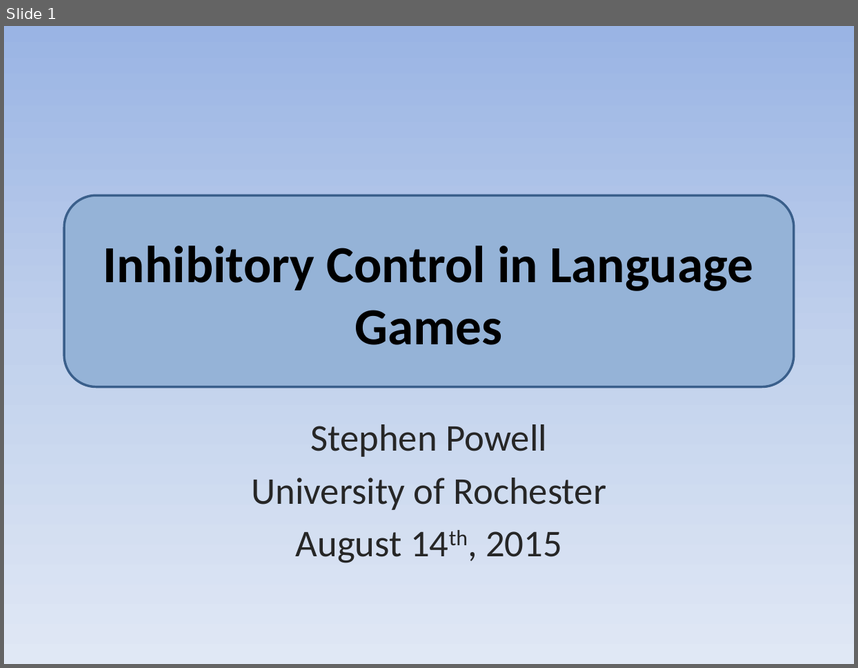
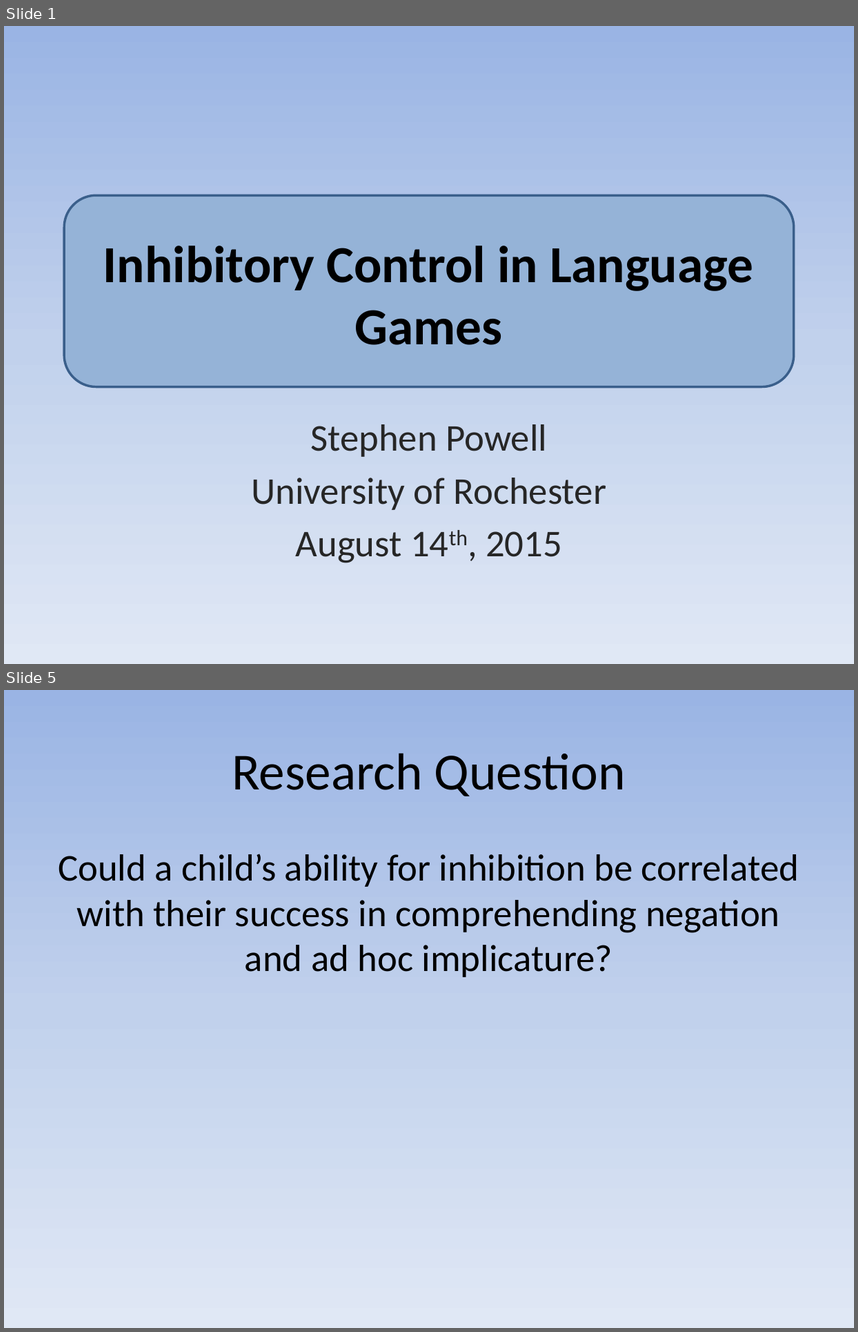
Before and after one commit to ejyoon/neginhib, a slide deck: Stephen_Final_Presentation/CSLI Final Presentation Stephen Powell.pptx. Shown one above the other, each under a label of ours: slide 1 before the commit, slides 1 and 5 after it; the slides between them are not shown. The pictures are 858x668 and 858x1332 pixels, drawn with LibreOffice and Linux fonts; fonts in the diff are those of the drawing. Boxes give left, top, right and bottom in pixels: in the first picture for what was removed or moved away, otherwise in the second. Text is boxed around its words. In the diff, an @@ line names an element or a change of style, - is before the commit and + after.

```diff
--- a/Stephen_Final_Presentation/CSLI Final Presentation Stephen Powell.pptx
+++ b/Stephen_Final_Presentation/CSLI Final Presentation Stephen Powell.pptx
@@ slide 5 added at [4,690,854,1328], background gradient #9AB5E4 to #C2D1ED to #E1E8F5 @@
@@ title added at [232,753,626,796], 44 pt, text #000000 @@
+Research Question
@@ text added at [58,854,799,977], 32 pt, text #000000 @@
+Could a child’s ability for inhibition be correlated with their success in comprehending negation and ad hoc implicature?
```
Also in this commit, not shown: 6 slides changed, 5 other slides added, 2 slides removed.
